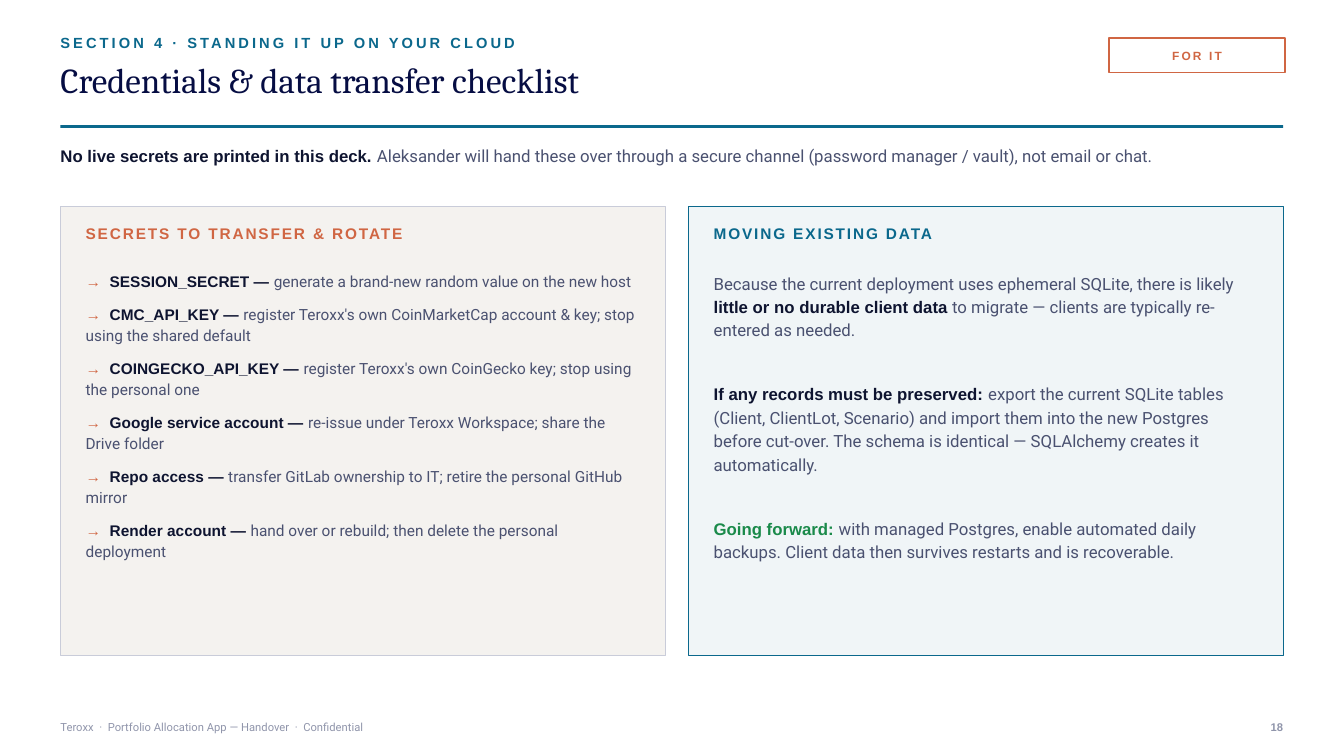
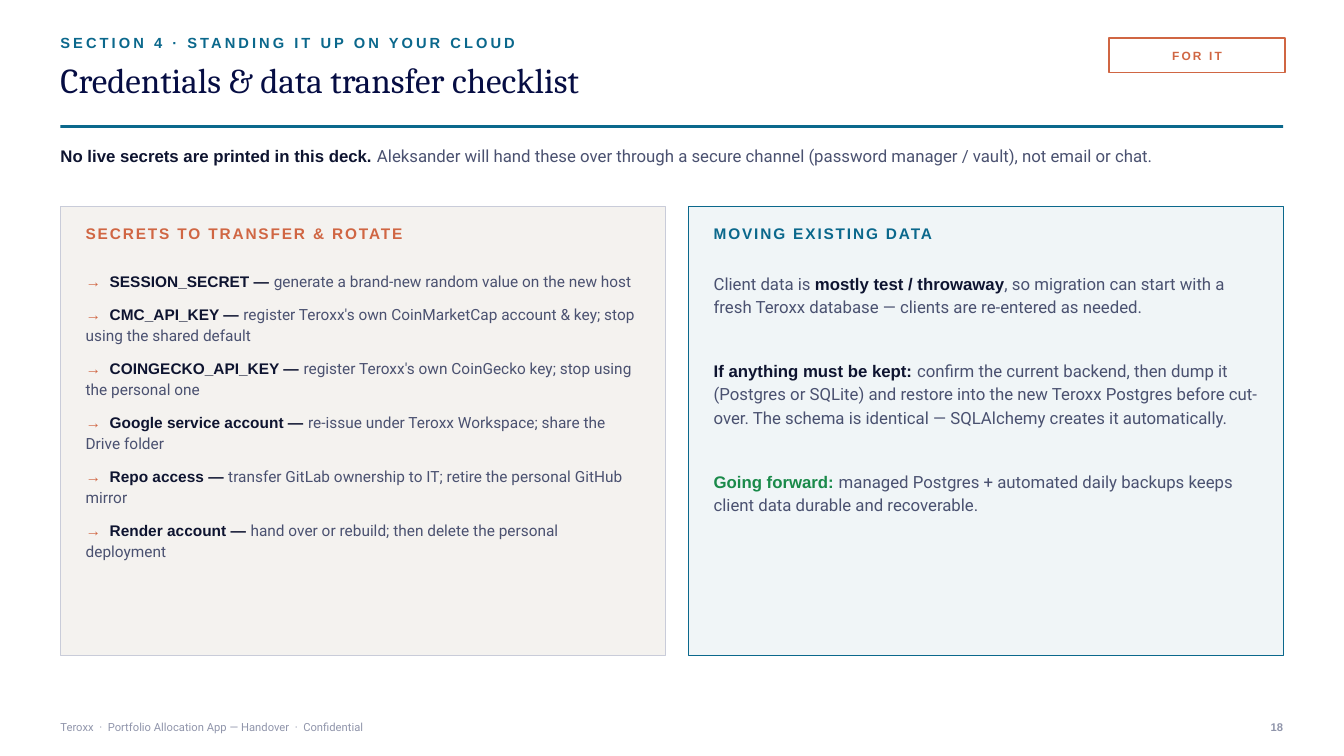
Before and after one commit to abiesaga90/teroxx-portfolio-app, a slide deck: slide 23 of handover/Teroxx_Portfolio_App_Handover.pptx. Drawn at 1344x756 pixels with LibreOffice and Linux fonts; fonts in the diff are those of the drawing. Boxes give left, top, right and bottom in pixels: in the first picture for what was removed or moved away, otherwise in the second. Text is boxed around its words. In the diff, an @@ line names an element or a change of style, - is before the commit and + after.

```diff
--- a/handover/Teroxx_Portfolio_App_Handover.pptx
+++ b/handover/Teroxx_Portfolio_App_Handover.pptx
@@ text at [714,277,1257,511]: text changed @@
-Because the current deployment uses ephemeral SQLite, there is likely little or no durable client data to migrate — clients are typically re-entered as needed.
-If any records must be preserved: export the current SQLite tables (Client, ClientLot, Scenario) and import them into the new Postgres before cut-over. The schema is identical — SQLAlchemy creates it automatically.
-Going forward: with managed Postgres, enable automated daily backups. Client data then survives restarts and is recoverable.
+Client data is mostly test / throwaway, so migration can start with a fresh Teroxx database — clients are re-entered as needed.
+If anything must be kept: confirm the current backend, then dump it (Postgres or SQLite) and restore into the new Teroxx Postgres before cut-over. The schema is identical — SQLAlchemy creates it automatically.
+Going forward: managed Postgres + automated daily backups keeps client data durable and recoverable.
```
Also in this commit, not shown: 3 other slides changed, 3 other files.
